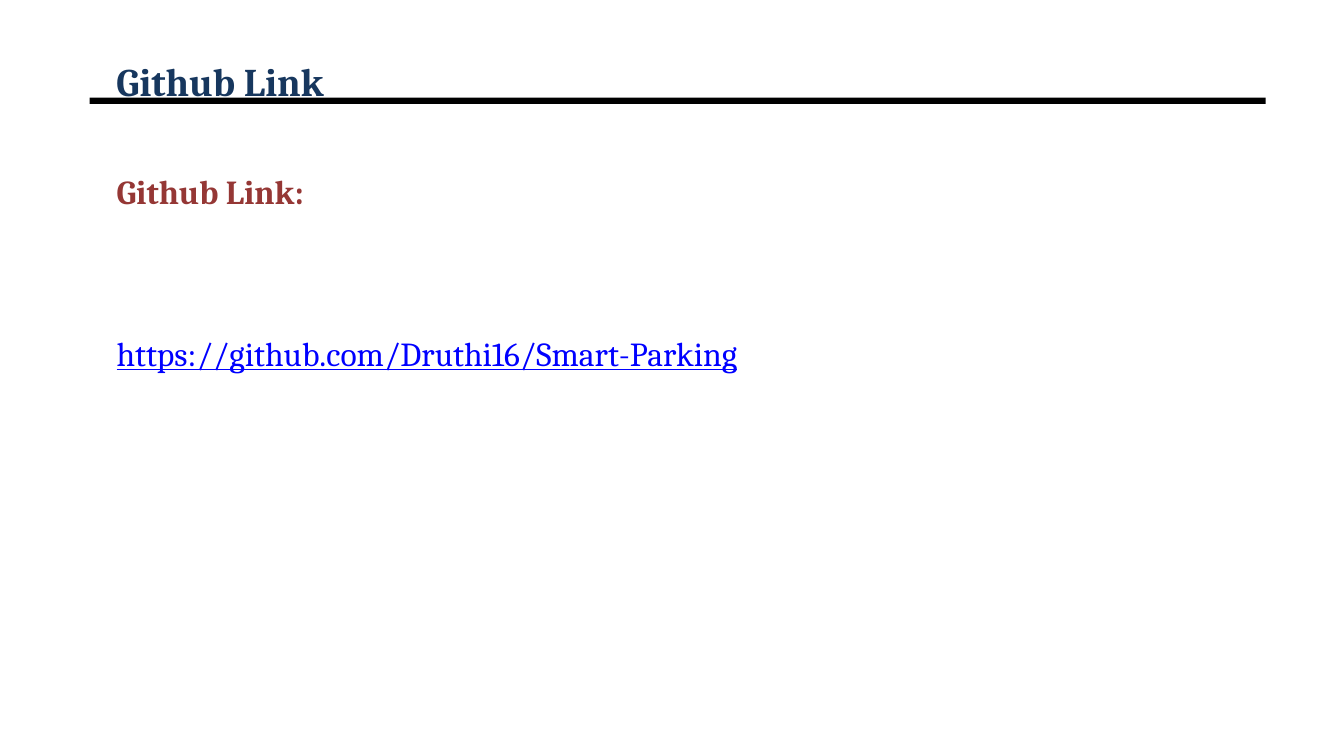
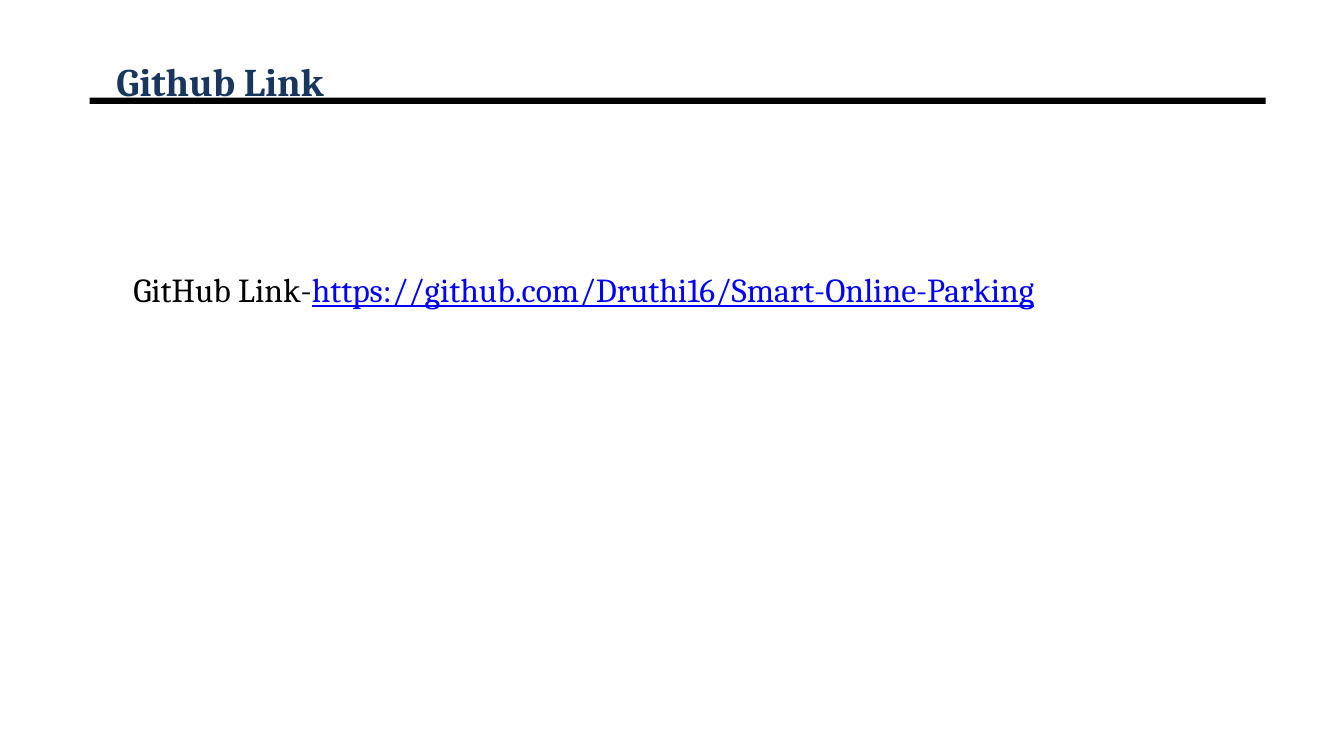
Before and after one commit to Druthi16/Smart-Online-Parking, a slide deck: slide 16 of FINAL VIVA VOCE PPT.pptx. Drawn at 1344x756 pixels with LibreOffice and Linux fonts; fonts in the diff are those of the drawing; background and template pictures are left out. Boxes give left, top, right and bottom in pixels: in the first picture for what was removed or moved away, otherwise in the second. Text is boxed around its words. In the diff, an @@ line names an element or a change of style, - is before the commit and + after.

```diff
--- a/FINAL VIVA VOCE PPT.pptx
+++ b/FINAL VIVA VOCE PPT.pptx
@@ text at [133, 278, 1034, 310]: text changed @@
-Github Link:
-https://github.com/Druthi16/Smart-Parking
+GitHub Link-https://github.com/Druthi16/Smart-Online-Parking
```
